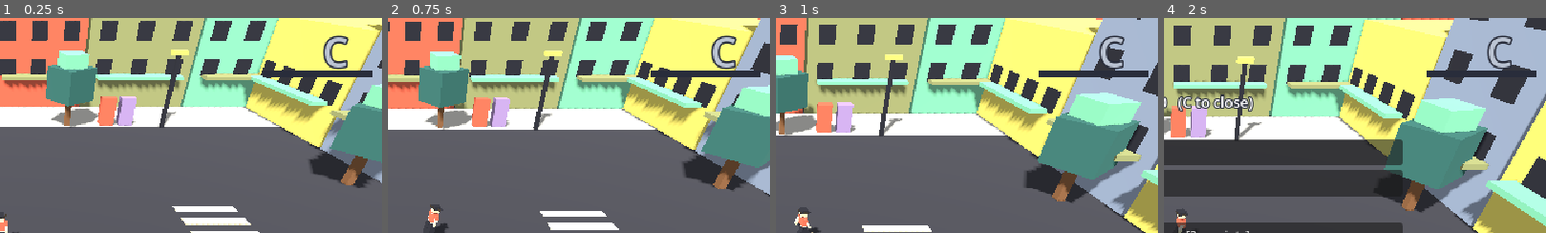
Above: before the commit, frames 1-4 (left to right).
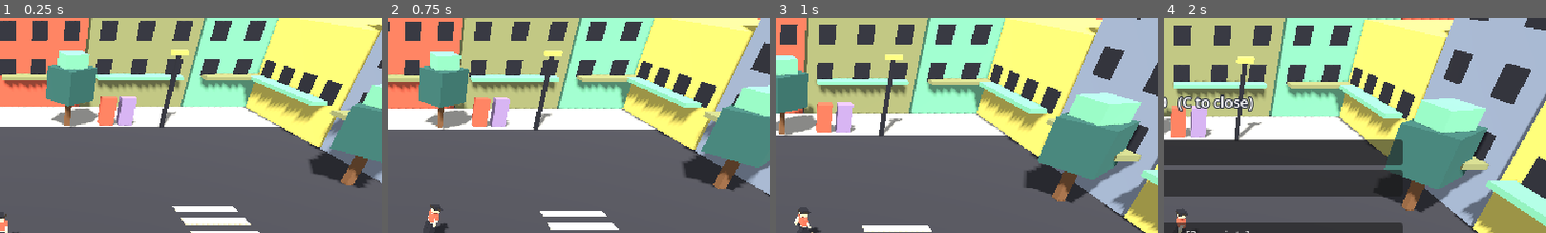
Above: after the commit, the same moments.

Repository: yauchai2/Game-Lab-2
Game: Godot game, scene res://game/main.tscn
Two runs of this game, one before a commit and one after it. Both use one fixed random seed, a clock stepped at 60 frames per second and the inputs below.
Inputs (mouse positions are % of the whole screen's width and height, from its top left):
- Up to frame 1 (0.25 s): no input
- Up to frame 2 (0.75 s): tap Enter at 0.5 s; move the mouse to (72, 45) at 0.52 s; tap Space at 0.6 s; click (72, 45) at 0.67 s
- Up to frame 3 (1 s): tap Space at 0.77 s
- Up to frame 4 (2 s): tap Space at 1.07, 1.52, 1.55, 1.82 s; move the mouse to (30, 55) at 1.27 s; tap C at 1.35 s; click (30, 55) at 1.42 s
The pictures show only the part of the screen within x 50-100%, y 0-50%; the shares and areas given below are measured in that part.

The runs differ from the first frame. In frame 1, 1.3% of the frame differs, in the area x 68-98%, y 8-28%; in frame 2, 1.4%; in frame 3, 1.2%; in frame 4, 0.9%.

Commit message:
Revert style meter and perk crates (idea was only under discussion)
Co-Authored-By: Claude Sonnet 5.5 <noreply@anthropic.com>
Claude-Session: https://claude.ai/code/session_018tqqU7rwEZ4u67toavQ9ri

Diff:
--- a/game/scripts/enemy.gd
+++ b/game/scripts/enemy.gd
@@ -40,9 +40,6 @@
 		remove_from_group("enemies")
 		collision_layer = 0
 		_drop_loot()
-		var player := get_tree().get_first_node_in_group("player")
-		if player:
-			player.add_style(5.0)
 		var die := create_tween()
 		die.tween_property(self, "scale", Vector3(1.2, 0.01, 1.2), 0.25)
 		die.tween_callback(queue_free)
--- a/game/scripts/hud.gd
+++ b/game/scripts/hud.gd
@@ -8,9 +8,6 @@
 var xp_fill := ColorRect.new()
 var info := Label.new()
 var banner := Label.new()
-var rank_label := Label.new()
-var style_back := ColorRect.new()
-var style_fill := ColorRect.new()
 var bench := VBoxContainer.new()
 var bench_msg := Label.new()
 
@@ -41,29 +38,12 @@
 	info.position = Vector2(8, 28)
 	info.add_theme_font_size_override("font_size", 10)
 	add_child(info)
-	rank_label.position = Vector2(590, 4)
-	rank_label.add_theme_font_size_override("font_size", 34)
-	rank_label.add_theme_color_override("font_outline_color", Color("292D3B"))
-	rank_label.add_theme_constant_override("outline_size", 6)
-	add_child(rank_label)
-	style_back.color = Color("292D3B")
-	style_back.position = Vector2(540, 44)
-	style_back.size = Vector2(92, 5)
-	add_child(style_back)
-	style_fill.color = Color("D6D573")
-	style_fill.position = Vector2(541, 45)
-	style_fill.size = Vector2(90, 3)
-	add_child(style_fill)
 	banner.position = Vector2(8, 150)
 	banner.add_theme_font_size_override("font_size", 20)
 	add_child(banner)
 
 func _process(_delta: float) -> void:
 	hp_fill.size.x = BAR_SIZE.x * float(jax.hp) / float(jax.max_hp)
-	var r: int = jax.rank_index()
-	rank_label.text = jax.RANKS[r]
-	rank_label.add_theme_color_override("font_color", [Color("BCC5D4"), Color("75C7B0"), Color("D6D573"), Color("CC6657")][r])
-	style_fill.size.x = 90.0 * fmod(jax.style, 25.0) / 25.0 if r < 3 else 90.0
 	xp_fill.size.x = BAR_SIZE.x * float(jax.xp) / float(jax.xp_to_next())
 	var cd: float = jax.skill_timer
 	var skill := "READY" if cd <= 0.0 else "%.1fs" % cd
@@ -71,8 +51,8 @@
 	info.text = "Lv %d  HP %d/%d  Wave %d  Receipts %d\nDemolish [Q/RMB]: %s   Dash [Space]: %s   Cartridge [C]" % [jax.level, jax.hp, jax.max_hp, get_parent().wave, jax.receipts, skill, dash]
 	if jax.dead:
 		banner.text = "KO  -  press R to restart"
-	elif jax.flash_time > 0.0:
-		banner.text = jax.flash_text
+	elif jax.levelup_flash > 0.0:
+		banner.text = "LEVEL UP!"
 	else:
 		banner.text = ""
 
--- a/game/scripts/jax.gd
+++ b/game/scripts/jax.gd
@@ -20,12 +20,7 @@
 var dead := false
 var level := 1
 var xp := 0
-var flash_text := ""
-var flash_time := 0.0
-var style := 0.0
-var style_idle := 0.0
-var last_offer_time := -99.0
-var clock := 0.0
+var levelup_flash := 0.0
 var receipts := 0
 var owned: Array[String] = []
 var slots: Array[String] = ["", ""]
@@ -54,8 +49,7 @@
 		max_hp += 10
 		skill_damage += 3
 		hp = max_hp
-		flash_text = "LEVEL UP!"
-		flash_time = 1.5
+		levelup_flash = 1.5
 
 const ZONE := preload("res://game/scripts/zone.gd")
 
@@ -93,72 +87,6 @@
 	equip(id)
 	return true
 
-const RANKS := ["C", "B", "A", "S"]
-const RANK_MULT := [1.0, 1.1, 1.25, 1.5]
-const PERK_CRATE := preload("res://game/scripts/perk_crate.gd")
-
-const PERKS := {
-	"damage": {"name": "Heavy Hands: Demolish dmg +20%"},
-	"radius": {"name": "Wide Slam: range +0.6m"},
-	"cooldown": {"name": "Quick Reset: cooldown -15%"},
-	"speed": {"name": "Fast Feet: move +12%"},
-	"dash": {"name": "Smooth Ride: dash cd -20%"},
-	"vitality": {"name": "Thick Skin: max HP +25"},
-	"receipts": {"name": "Pocket Change: +5 receipts"},
-}
-
-func rank_index() -> int:
-	return clampi(int(style / 25.0), 0, 3)
-
-func style_mult() -> float:
-	return RANK_MULT[rank_index()]
-
-# Style: hits, kills and close-call dashes build it; getting hit and idling drain it.
-func add_style(amount: float) -> void:
-	var before := rank_index()
-	style = clampf(style + amount, 0.0, 99.9)
-	style_idle = 0.0
-	var after := rank_index()
-	if after > before and clock - last_offer_time > 15.0:
-		last_offer_time = clock
-		flash_text = "STYLE %s!  Grab a perk" % RANKS[after]
-		flash_time = 2.0
-		_offer_perks()
-
-# Three random perk crates appear around Jax; walk into one, the rest vanish. No menu.
-func _offer_perks() -> void:
-	var pool: Array = PERKS.keys()
-	pool.shuffle()
-	var forward := -global_transform.basis.z
-	forward.y = 0.0
-	for i in 3:
-		var crate := Node3D.new()
-		crate.set_script(PERK_CRATE)
-		crate.perk_id = pool[i]
-		crate.label_text = PERKS[pool[i]]["name"]
-		get_parent().add_child(crate)
-		var dir := forward.rotated(Vector3.UP, (i - 1) * 0.9)
-		var pos := global_position + dir * 4.0
-		crate.global_position = Vector3(clampf(pos.x, -17.0, 17.0), 0.6, clampf(pos.z, -17.0, 17.0))
-
-func apply_perk(id: String) -> void:
-	match id:
-		"damage":
-			skill_damage = int(ceil(skill_damage * 1.2))
-		"radius":
-			skill_radius += 0.6
-		"cooldown":
-			skill_cooldown *= 0.85
-		"speed":
-			speed *= 1.12
-		"dash":
-			dash_cooldown *= 0.8
-		"vitality":
-			max_hp += 25
-			hp += 25
-		"receipts":
-			receipts += 5
-
 func heal(amount: int) -> void:
 	hp = mini(hp + amount, max_hp)
 
@@ -166,7 +94,6 @@
 	if dead or dash_left > 0.0:
 		return
 	hp = maxi(hp - amount, 0)
-	style = maxf(style - 30.0, 0.0)
 	if hp == 0:
 		dead = true
 		has_target = false
@@ -214,20 +141,9 @@
 	dir.y = 0.0
 	dash_dir = dir.normalized()
 	dash_left = dash_time
-	if _danger_near(3.5):
-		add_style(10.0)
 	dash_timer = dash_cooldown
 	has_target = false
 	look_at(global_position + dash_dir, Vector3.UP)
-
-func _danger_near(radius: float) -> bool:
-	for group in ["enemies", "projectiles"]:
-		for n in get_tree().get_nodes_in_group(group):
-			var d: Vector3 = n.global_position - global_position
-			d.y = 0.0
-			if d.length() < radius:
-				return true
-	return false
 
 # 拆場: short windup, then a shockwave that hits every enemy in range.
 func use_skill() -> void:
@@ -269,14 +185,13 @@
 		var away: Vector3 = enemy.global_position - center
 		away.y = 0.0
 		if away.length() <= radius:
-			enemy.take_damage(int(dmg * style_mult()), center)
+			enemy.take_damage(dmg, center)
 			hit_count += 1
 	if hit_count > 0:
-		add_style(6.0 * hit_count)
-		_hit_stop(0.07 if rank_index() < 3 else 0.11)
+		_hit_stop(0.07)
 		var cam := get_viewport().get_camera_3d()
 		if cam and cam.has_method("add_shake"):
-			cam.add_shake(minf(0.15 + hit_count * 0.05 + rank_index() * 0.05, 0.55))
+			cam.add_shake(minf(0.15 + hit_count * 0.05, 0.4))
 	_spawn_shockwave(center, radius)
 
 # Brief freeze on impact: the cheap trick that makes hits feel heavy.
@@ -314,11 +229,7 @@
 func _physics_process(delta: float) -> void:
 	skill_timer = maxf(skill_timer - delta, 0.0)
 	dash_timer = maxf(dash_timer - delta, 0.0)
-	flash_time = maxf(flash_time - delta, 0.0)
-	clock += delta
-	style_idle += delta
-	if style_idle > 3.0 and style > 0.0:
-		style = maxf(style - 8.0 * delta, 0.0)
+	levelup_flash = maxf(levelup_flash - delta, 0.0)
 	if dead:
 		velocity.x = 0.0
 		velocity.z = 0.0
--- a/game/scripts/perk_crate.gd
+++ /dev/null
@@ -1,46 +0,0 @@
-extends Node3D
-## One of three perk crates offered on a style rank-up. Touch one to take it; the others vanish.
-
-var perk_id := "damage"
-var label_text := ""
-var life := 10.0
-
-func _ready() -> void:
-	add_to_group("perk_crates")
-	var mi := MeshInstance3D.new()
-	var bm := BoxMesh.new()
-	bm.size = Vector3(0.6, 0.6, 0.6)
-	mi.mesh = bm
-	var m := StandardMaterial3D.new()
-	m.albedo_color = Color("D6D573")
-	m.shading_mode = BaseMaterial3D.SHADING_MODE_UNSHADED
-	mi.material_override = m
-	add_child(mi)
-	var label := Label3D.new()
-	label.text = label_text
-	label.billboard = BaseMaterial3D.BILLBOARD_ENABLED
-	label.no_depth_test = true
-	label.font_size = 24
-	label.pixel_size = 0.022
-	label.outline_size = 8
-	label.outline_modulate = Color("292D3B")
-	label.position = Vector3(0, 1.0, 0)
-	add_child(label)
-
-func _process(delta: float) -> void:
-	life -= delta
-	rotation.y += delta * 2.5
-	if life <= 0.0:
-		queue_free()
-		return
-	var player := get_tree().get_first_node_in_group("player")
-	if player == null or player.dead:
-		return
-	var d: Vector3 = player.global_position - global_position
-	d.y = 0.0
-	if d.length() < 1.1:
-		player.apply_perk(perk_id)
-		for crate in get_tree().get_nodes_in_group("perk_crates"):
-			if crate != self:
-				crate.queue_free()
-		queue_free()
--- a/game/scripts/projectile.gd
+++ b/game/scripts/projectile.gd
@@ -7,7 +7,6 @@
 var life := 3.0
 
 func _ready() -> void:
-	add_to_group("projectiles")
 	var mi := MeshInstance3D.new()
 	var bm := BoxMesh.new()
 	bm.size = Vector3(0.3, 0.3, 0.3)
Not shown, changed: docs/guides/godot-setup.md
